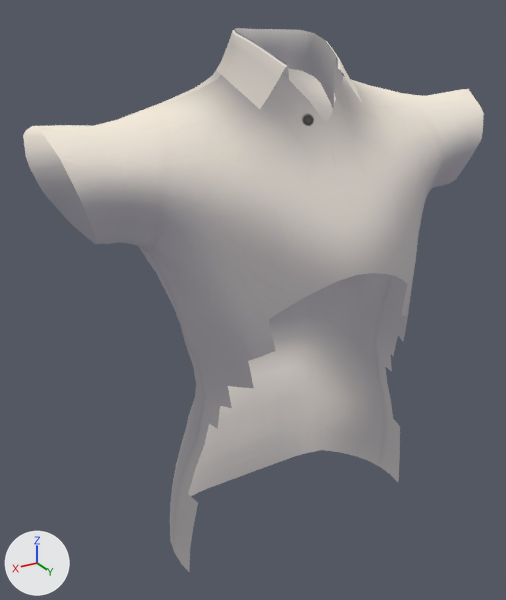
An edit to the glTF model parts/tops_conbini_shirt_male_1.glb, drawn before and after from the same camera.
Rendered twice from a 50 mm lens placed at (0.401, 0.58, 1.531), pointed at (0.039, -0.023, 1.23). The axes (+X, +Y, +Z) are drawn at lower left. The lights are the same throughout. The older version comes first. Vertices at exactly the same position are counted once.
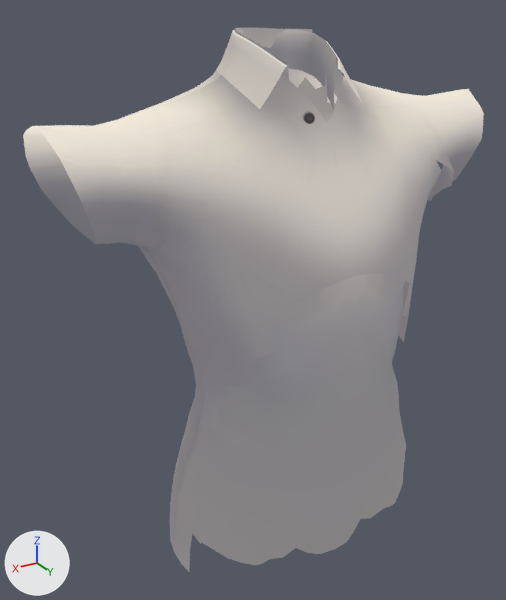
Boxes [x1, y1, x2, y2] around the edits, measured in the pictures (506 x 600 px; the box of a moved part takes in the faces that stretch with it):
'polySurface181', reshaped
    before: [23, 34, 484, 572]
    after: [23, 28, 484, 572]
part 1 of me_mesh, added
    after: [188, 273, 406, 565]
part 2 of me_mesh, added
    after: [298, 73, 336, 124]
part 3 of me_mesh, added
    after: [240, 28, 312, 48]
part 4 of me_mesh, moved or reshaped
    before: [139, 79, 446, 530]
    after: [139, 79, 454, 530]

The edits, one by one:
me_mesh is used by ob_polysurface181; location (0.0, 0.0, 0.0).
me_mesh had 919 vertices, 1684 faces and spanned x -0.253..0.253, y -0.1..0.099, z 0.938..1.5.
me_mesh now has 1570 vertices, 2664 faces and spans x -0.253..0.253, y -0.101..0.111, z 0.938..1.504.
me_mesh part 1: a new loose piece of 427 vertices spanning x -0.144..0.144, y -0.063..0.111, z 0.954..1.353, in mat_default_fabric_1532__polysurface181.
me_mesh part 2: a new loose piece of 86 vertices spanning x -0.083..0.083, y -0.006..0.056, z 1.392..1.465, in mat_default_fabric_1532__polysurface181.
me_mesh part 3: a new loose piece of 32 vertices spanning x -0.045..0.045, y -0.077..-0.043, z 1.469..1.504, in mat_default_fabric_1532__polysurface181.
Part 4, on me_mesh:
20 vertices are removed from x -0.162..0.162, y -0.063..0.039, z 1.07..1.361.
134 faces are deleted.
18 vertices in x -0.146..0.146, y -0.094..-0.069, z 1.257..1.317 move by (0.0, -0.001, 0.0).
6 vertices in x -0.151..0.151, y 0.029..0.075, z 1.151..1.324 move by (0.0, 0.001, 0.0).
5 vertices in x 0.038..0.126, y 0.05..0.097, z 1.277..1.371 move by (0.001, 0.004, 0.001).
4 vertices in x -0.1..0.1, y -0.091..-0.085, z 1.288..1.31 move by (0.0, -0.002, 0.0).
4 vertices in x -0.074..0.074, y -0.095..-0.092, z 1.32..1.326 move by (0.0, -0.004, 0.0).
4 vertices in x -0.062..-0.038, y 0.066..0.097, z 1.277..1.371 move by (-0.001, 0.004, 0.001).
81 vertices move from x -0.146..0.146, y -0.094..0.099, z 1.124..1.445 to x -0.146..0.146, y -0.101..0.102, z 1.124..1.446.
66 vertices are added at x -0.169..0.169, y -0.072..0.06, z 1.008..1.364.
134 new faces join them.
Other edits to the shape of me_mesh do not show in these pictures.
